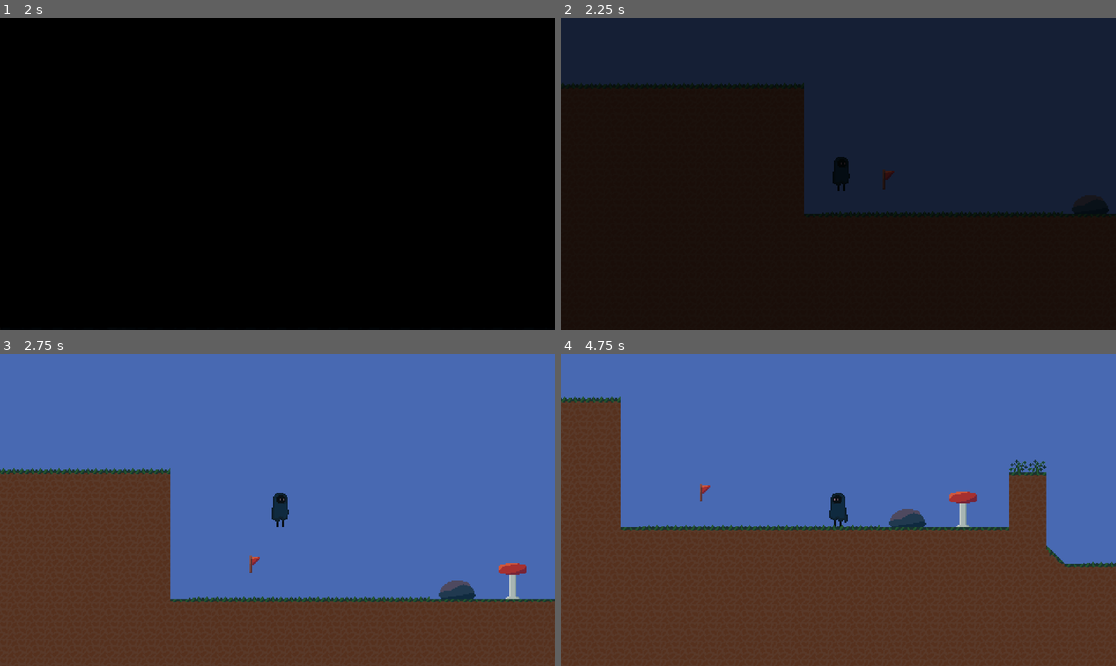
Above: before the commit, frames 1-4 (two rows, left to right).
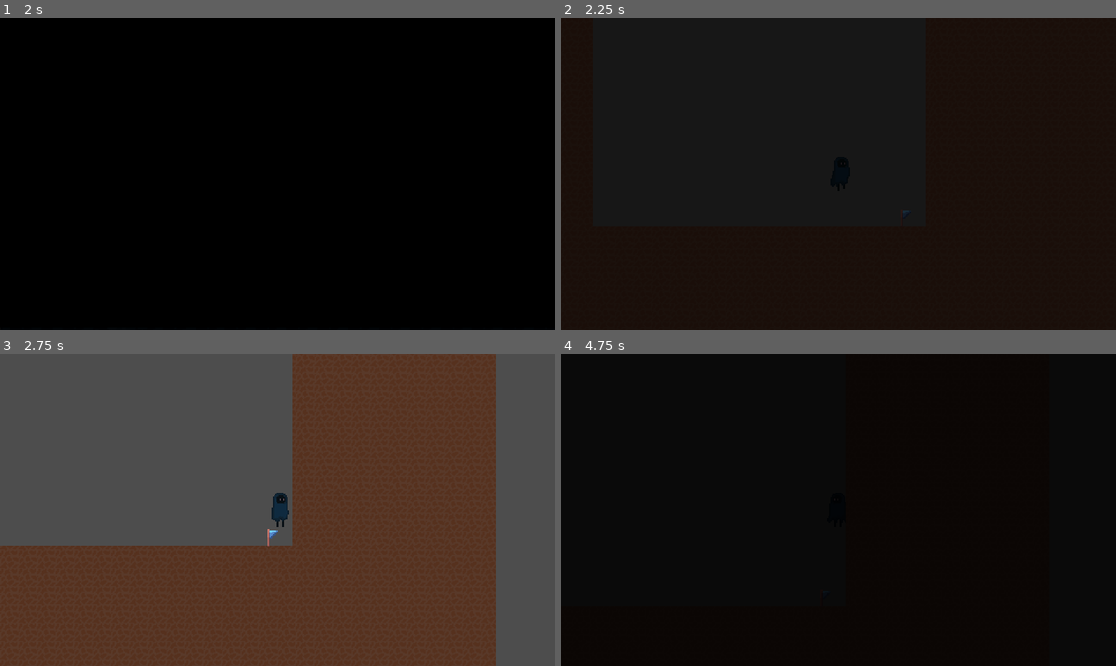
Above: after the commit, the same moments.

Repository: Sukarth/Hackclub-Jumpstart-Game
Game: Godot game, scene res://main_menu.tscn
Same seed, same stepped clock (60 frames per second), same inputs: the game is played once before the commit and once after it.
Inputs (mouse positions are in pixels of both pictures, inside the frame that each line leads up to):
- Up to frame 1 (2 s): click "Start" at 0.5 s; click "Start" at 1.25 s
- Up to frame 2 (2.25 s): tap Enter at 2 s; hold D (move_right) from 2.03 s (still down); hold Space (jump) from 2.03 s (still down)
- Up to frame 3 (2.75 s): keep holding D (move_right); keep holding Space (jump)
- Up to frame 4 (4.75 s): release D (move_right) at 2.78 s; release Space (jump) at 2.78 s; hold S (move_down) 2.78-3.53 s; tap F (show_progress) at 2.85 s; tap Space (jump) at 3.02, 3.05, 3.32, 3.8 s; hold D (move_right) 3.53-4.25 s; hold E (trigger_sacrifice) 3.53-4.25 s; click (838, 478) at 4.25 s, where only the run after the commit has a clickable "Unknown Sacrifice"

Frame 1 is identical in both runs. In frame 2, 44% of the frame differs, in the area x 0-100%, y 0-64%; in frame 3, 76%; in frame 4, 100%, in the area x 0-100%, y 0-100%.

Commit message:
sacrifice choices

Diff:
--- a/levels/stable_realm/stable_entrance.tscn
+++ b/levels/stable_realm/stable_entrance.tscn
@@ -14,13 +14,15 @@
 [node name="LevelTemplate2" type="Node2D"]
 
 [node name="Player" parent="." instance=ExtResource("1_vgt4e")]
-position = Vector2(-1194, 80)
+position = Vector2(44297, 4549)
 scale = Vector2(2, 2)
 
 [node name="Camera2D" type="Camera2D" parent="Player"]
+visible = false
 zoom = Vector2(0.5, 0.5)
 
 [node name="ColorRect" type="ColorRect" parent="Player"]
+visible = false
 z_index = -2
 offset_left = -973.0
 offset_top = -577.0
--- a/scripts/LevelExit.gd
+++ b/scripts/LevelExit.gd
@@ -40,7 +40,18 @@
 	# Small delay for effect
 	await get_tree().create_timer(1.0).timeout
 
+	# Check if this is the final level (altar_restoration)
+	var is_final_level = is_current_level_final()
+
 	if next_level_path != "":
+		# If not the final level, show sacrifice UI first
+		if not is_final_level:
+			var sacrifice_successful = await show_sacrifice_requirement()
+			if not sacrifice_successful:
+				print("⚠️ Sacrifice was not completed, blocking level progression")
+				return
+
+		# Proceed with level transition
 		# Check if LoreManager exists (may need project restart)
 		if has_node("/root/LoreManager"):
 			# Get lore for the next level
@@ -101,3 +112,62 @@
 # Call this when sacrifices are made to recheck availability
 func recheck_exit_availability():
 	check_sacrifice_requirement()
+
+func is_current_level_final() -> bool:
+	"""Check if the current level is the final level (altar_restoration)"""
+	# We can check this by looking at the next level path or current scene
+	var current_scene_path = get_tree().current_scene.scene_file_path
+
+	# Check if the NEXT level is altar_restoration (meaning we're going TO the final level)
+	# or if we have no next level (meaning this IS the final level)
+	var going_to_altar = "altar" in next_level_path.to_lower()
+	var currently_in_altar = "altar" in current_scene_path.to_lower()
+	var is_final_transition = next_level_path == "" # No next level means final
+
+	print("🔍 Level check - Current: ", current_scene_path, " Next: ", next_level_path)
+	print("🔍 Going to altar: ", going_to_altar, " In altar: ", currently_in_altar, " Final transition: ", is_final_transition)
+
+	# We want to show sacrifice UI for all levels EXCEPT when going to or in the altar
+	return going_to_altar or currently_in_altar or is_final_transition
+
+func show_sacrifice_requirement() -> bool:
+	"""Show the sacrifice UI and wait for player to make a choice. Returns true if sacrifice was made."""
+	print("🔮 Showing sacrifice requirement for level progression...")
+
+	# Find the sacrifice UI
+	var sacrifice_ui = get_tree().get_first_node_in_group("sacrifice_ui")
+	if not sacrifice_ui:
+		print("⚠️ No sacrifice UI found! Allowing progression...")
+		return true # Allow progression if no UI is found
+
+	# Get available sacrifices
+	var available_sacrifices: Array[String] = []
+	var all_possible = ["gravity", "friction", "collision", "jump", "run", "light"]
+
+	# Check if GameManager exists
+	if not GameManager:
+		print("⚠️ GameManager not found! Allowing progression...")
+		return true
+
+	for sacrifice in all_possible:
+		if GameManager.can_make_sacrifice(sacrifice):
+			available_sacrifices.append(sacrifice)
+
+	if available_sacrifices.is_empty():
+		print("⚠️ No available sacrifices - allowing progression")
+		return true
+
+	print("🔮 Available sacrifices: ", available_sacrifices)
+
+	# Show the sacrifice UI (make it uncancellable)
+	if sacrifice_ui.has_method("show_sacrifice_options_uncancellable"):
+		sacrifice_ui.show_sacrifice_options_uncancellable(level_name, 1, available_sacrifices)
+	else:
+		# Fallback to regular method
+		sacrifice_ui.show_sacrifice_options(level_name, 1, available_sacrifices)
+
+	# Wait for sacrifice to be made by awaiting the signal directly
+	await sacrifice_ui.sacrifice_made
+
+	print("✨ Sacrifice completed, proceeding with level transition")
+	return true
--- a/ui/SacrificeChoice.gd
+++ b/ui/SacrificeChoice.gd
@@ -5,15 +5,16 @@
 signal sacrifice_made(sacrifice_type: String, sacrifice_name: String)
 signal choice_cancelled
 
-# UI References (will connect in editor)
-@onready var background_panel = $BackgroundPanel if has_node("BackgroundPanel") else null
-@onready var title_label = $VBoxContainer/TitleLabel if has_node("VBoxContainer/TitleLabel") else null
-@onready var description_label = $VBoxContainer/DescriptionLabel if has_node("VBoxContainer/DescriptionLabel") else null
-@onready var choice_container = $VBoxContainer/ChoiceContainer if has_node("VBoxContainer/ChoiceContainer") else null
-@onready var cancel_button = $VBoxContainer/CancelButton if has_node("VBoxContainer/CancelButton") else null
+# UI References (will connect in _ready)
+var background_panel: Panel
+var title_label: Label
+var description_label: Label
+var choice_container: VBoxContainer
+var cancel_button: Button
 
 # Current sacrifice options
 var current_choices: Array[Dictionary] = []
+var is_cancellable: bool = true
 
 func _ready():
 	# Add to groups for easy finding
@@ -23,10 +24,37 @@
 	# Enable processing during pause
 	process_mode = Node.PROCESS_MODE_ALWAYS
 
+	# Find UI elements manually
+	background_panel = get_node("BackgroundPanel") if has_node("BackgroundPanel") else null
+	title_label = get_node("VBoxContainer/TitleLabel") if has_node("VBoxContainer/TitleLabel") else null
+	description_label = get_node("VBoxContainer/DescriptionLabel") if has_node("VBoxContainer/DescriptionLabel") else null
+	choice_container = get_node("VBoxContainer/ChoiceContainer") if has_node("VBoxContainer/ChoiceContainer") else null
+	cancel_button = get_node("VBoxContainer/CancelButton") if has_node("VBoxContainer/CancelButton") else null
+
+	print("🔍 Found UI elements:")
+	print("  background_panel: ", background_panel != null)
+	print("  title_label: ", title_label != null)
+	print("  description_label: ", description_label != null)
+	print("  choice_container: ", choice_container != null)
+	print("  cancel_button: ", cancel_button != null)
+
+	# Style the labels for better visibility
+	if title_label:
+		title_label.add_theme_font_size_override("font_size", 28)
+		title_label.add_theme_color_override("font_color", Color.WHITE)
+		title_label.horizontal_alignment = HORIZONTAL_ALIGNMENT_CENTER
+
+	if description_label:
+		description_label.add_theme_font_size_override("font_size", 18)
+		description_label.add_theme_color_override("font_color", Color.LIGHT_GRAY)
+		description_label.horizontal_alignment = HORIZONTAL_ALIGNMENT_CENTER
+		description_label.autowrap_mode = TextServer.AUTOWRAP_WORD_SMART
+
 	# Connect cancel button if it exists
 	if cancel_button:
 		cancel_button.process_mode = Node.PROCESS_MODE_ALWAYS
 		cancel_button.pressed.connect(_on_cancel_pressed)
+		cancel_button.add_theme_font_size_override("font_size", 16)
 
 	# Start hidden
 	hide()
@@ -35,17 +63,43 @@
 
 # Show sacrifice options for level progression
 func show_sacrifice_options(level_name: String, required_count: int = 1, sacrifice_types: Array[String] = []):
-	print("🔮 Showing sacrifice options for: ", level_name)
+	show_sacrifice_options_internal(level_name, required_count, sacrifice_types, true)
+
+# Show sacrifice options that cannot be cancelled (for mandatory level progression)
+func show_sacrifice_options_uncancellable(level_name: String, required_count: int = 1, sacrifice_types: Array[String] = []):
+	show_sacrifice_options_internal(level_name, required_count, sacrifice_types, false)
+
+func show_sacrifice_options_internal(level_name: String, required_count: int = 1, sacrifice_types: Array[String] = [], cancellable: bool = true):
+	print("🔮 Showing sacrifice options for: ", level_name, " (cancellable: ", cancellable, ")")
+	print("🔍 UI Elements check:")
+	print("  title_label: ", title_label != null)
+	print("  description_label: ", description_label != null)
+	print("  choice_container: ", choice_container != null)
+	print("  cancel_button: ", cancel_button != null)
+
+	# Store cancellable state
+	is_cancellable = cancellable
 
 	if title_label:
-		title_label.text = "Sacrifice Required: " + level_name
+		if cancellable:
+			title_label.text = "Sacrifice Required: " + level_name
+		else:
+			title_label.text = "Mandatory Sacrifice: " + level_name
 	if description_label:
-		description_label.text = "Choose " + str(required_count) + " sacrifice(s) to progress..."
+		if cancellable:
+			description_label.text = "Choose " + str(required_count) + " sacrifice(s) to progress..."
+		else:
+			description_label.text = "The path forward demands sacrifice.\nChoose " + str(required_count) + " ability to give up forever..."
+
+	# Show/hide cancel button based on cancellable flag
+	if cancel_button:
+		cancel_button.visible = cancellable
 
 	# Clear previous choices
 	clear_choices()
 
 	# Create sacrifice options
+	var buttons_created = 0
 	if sacrifice_types.is_empty():
 		# Default sacrifice options
 		create_default_sacrifice_options()
@@ -54,15 +108,46 @@
 		for sac_type in sacrifice_types:
 			if GameManager.can_make_sacrifice(sac_type):
 				create_sacrifice_button(sac_type)
+				buttons_created += 1
+				print("🔮 Created button for: ", sac_type)
+
+	print("🔮 Total buttons created: ", buttons_created)
+	if choice_container:
+		print("🔮 Choice container children count: ", choice_container.get_child_count())
 
 	# Show the UI
 	show()
+
+	# Make sure the parent CanvasLayer is visible if it exists
+	var parent = get_parent()
+	while parent != null:
+		if parent is CanvasLayer:
+			parent.visible = true
+			# Set high layer to appear above everything else
+			parent.layer = 100
+			print("🔮 Set CanvasLayer visible and layer to 100")
+			break
+		elif parent.has_method("set_visible"):
+			parent.visible = true
+			print("🔮 Set parent visible: ", parent.name)
+		parent = parent.get_parent()
+
+	# Force this control to be visible and on top
+	modulate = Color.WHITE
+	z_index = 1000
+
 	# Pause the game
 	get_tree().paused = true
 
+	print("🔮 SacrificeChoice UI should now be visible - paused: ", get_tree().paused)
+	print("🔮 UI visible: ", visible, " modulate: ", modulate)
+	if background_panel:
+		print("🔮 Background panel visible: ", background_panel.visible, " modulate: ", background_panel.modulate)
+	print("🔮 UI global position: ", global_position, " size: ", size)
+
 func create_default_sacrifice_options():
 	# Physics laws
-	var physics_options = ["gravity", "friction", "collision"]
+	var physics_options = ["friction", "collision"]
 	for physics in physics_options:
 		if GameManager.can_make_sacrifice(physics):
 			create_sacrifice_button(physics)
@@ -86,10 +171,15 @@
 
 	button.text = sacrifice_info.title
 	button.tooltip_text = sacrifice_info.description
-	button.custom_minimum_size = Vector2(300, 50)
+	button.custom_minimum_size = Vector2(400, 60)
+
+	# Style the button to make it more visible
+	button.add_theme_font_size_override("font_size", 16)
+	button.add_theme_color_override("font_color", Color.WHITE)
+	button.add_theme_color_override("font_hover_color", Color.YELLOW)
 
 	# Style the button based on sacrifice type
-	if sacrifice_name in ["gravity", "friction", "collision"]:
+	if sacrifice_name in [ "friction", "collision"]:
 		button.modulate = Color.CYAN
 	elif sacrifice_name in ["jump", "run", "light"]:
 		button.modulate = Color.YELLOW
@@ -100,6 +190,8 @@
 	button.pressed.connect(_on_sacrifice_chosen.bind(sacrifice_name, sacrifice_info.type))
 
 	choice_container.add_child(button)
+	print("🔮 Added button to choice_container: ", sacrifice_info.title, " - Button visible: ", button.visible)
+
 	current_choices.append({
 		"name": sacrifice_name,
 		"type": sacrifice_info.type,
@@ -108,12 +200,12 @@
 
 func get_sacrifice_info(sacrifice_name: String) -> Dictionary:
 	match sacrifice_name:
-		"gravity":
-			return {
-				"title": "🌌 Sacrifice Gravity",
-				"description": "Float freely through space, but lose connection to the ground. Use WASD to fly.",
-				"type": "physics"
-			}
+		# "gravity":
+		# 	return {
+		# 		"title": "🌌 Sacrifice Gravity",
+		# 		"description": "Float freely through space, but lose connection to the ground. Use WASD to fly.",
+		# 		"type": "physics"
+		# 	}
 		"friction":
 			return {
 				"title": "🧊 Sacrifice Friction",
@@ -164,6 +256,11 @@
 	hide_ui()
 
 func _on_cancel_pressed():
+	# Only allow cancellation if the UI is in cancellable mode
+	if not is_cancellable:
+		print("🚫 Cannot cancel - sacrifice is mandatory for level progression")
+		return
+
 	print("🔥 [SacrificeUI] Cancel button clicked!")
 	print("❌ Sacrifice cancelled")
 	choice_cancelled.emit()
@@ -173,6 +270,8 @@
 	hide()
 	get_tree().paused = false
 	clear_choices()
+	# Reset to default cancellable state
+	is_cancellable = true
 
 func clear_choices():
 	if choice_container:
@@ -187,4 +286,8 @@
 # Handle input while UI is shown
 func _input(event):
 	if visible and event is InputEventKey and event.pressed and event.keycode == KEY_ESCAPE:
-		_on_cancel_pressed()
+		# Only allow cancellation if the UI is in cancellable mode
+		if is_cancellable:
+			_on_cancel_pressed()
+		else:
+			print("🚫 Cannot cancel - sacrifice is mandatory for level progression")
--- a/ui/SacrificeChoice.tscn
+++ b/ui/SacrificeChoice.tscn
@@ -15,15 +15,27 @@
 script = ExtResource("1_uq41d")
 
 [node name="BackgroundPanel" type="Panel" parent="."]
-layout_mode = 0
-offset_right = 40.0
-offset_bottom = 40.0
+layout_mode = 1
+anchors_preset = 15
+anchor_right = 1.0
+anchor_bottom = 1.0
+grow_horizontal = 2
+grow_vertical = 2
 theme_override_styles/panel = SubResource("StyleBoxFlat_6xs17")
 
 [node name="VBoxContainer" type="VBoxContainer" parent="."]
-layout_mode = 0
-offset_right = 40.0
-offset_bottom = 40.0
+layout_mode = 1
+anchors_preset = 8
+anchor_left = 0.5
+anchor_top = 0.5
+anchor_right = 0.5
+anchor_bottom = 0.5
+offset_left = -300.0
+offset_top = -200.0
+offset_right = 300.0
+offset_bottom = 200.0
+grow_horizontal = 2
+grow_vertical = 2
 
 [node name="TitleLabel" type="Label" parent="VBoxContainer"]
 layout_mode = 2
Not shown: 1 places in levels/stable_realm/stable_entrance.tscn that only renumber resources
